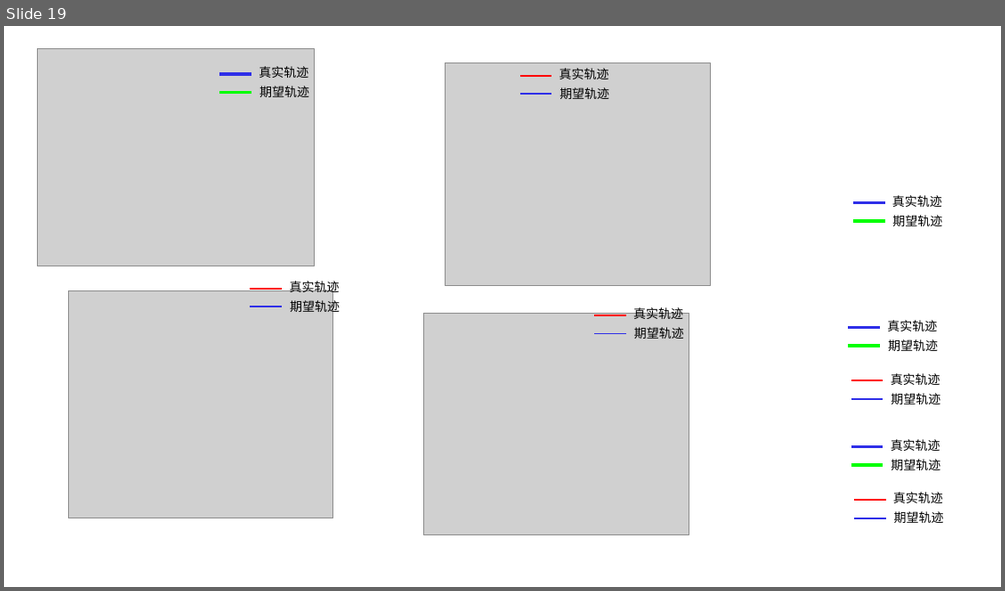
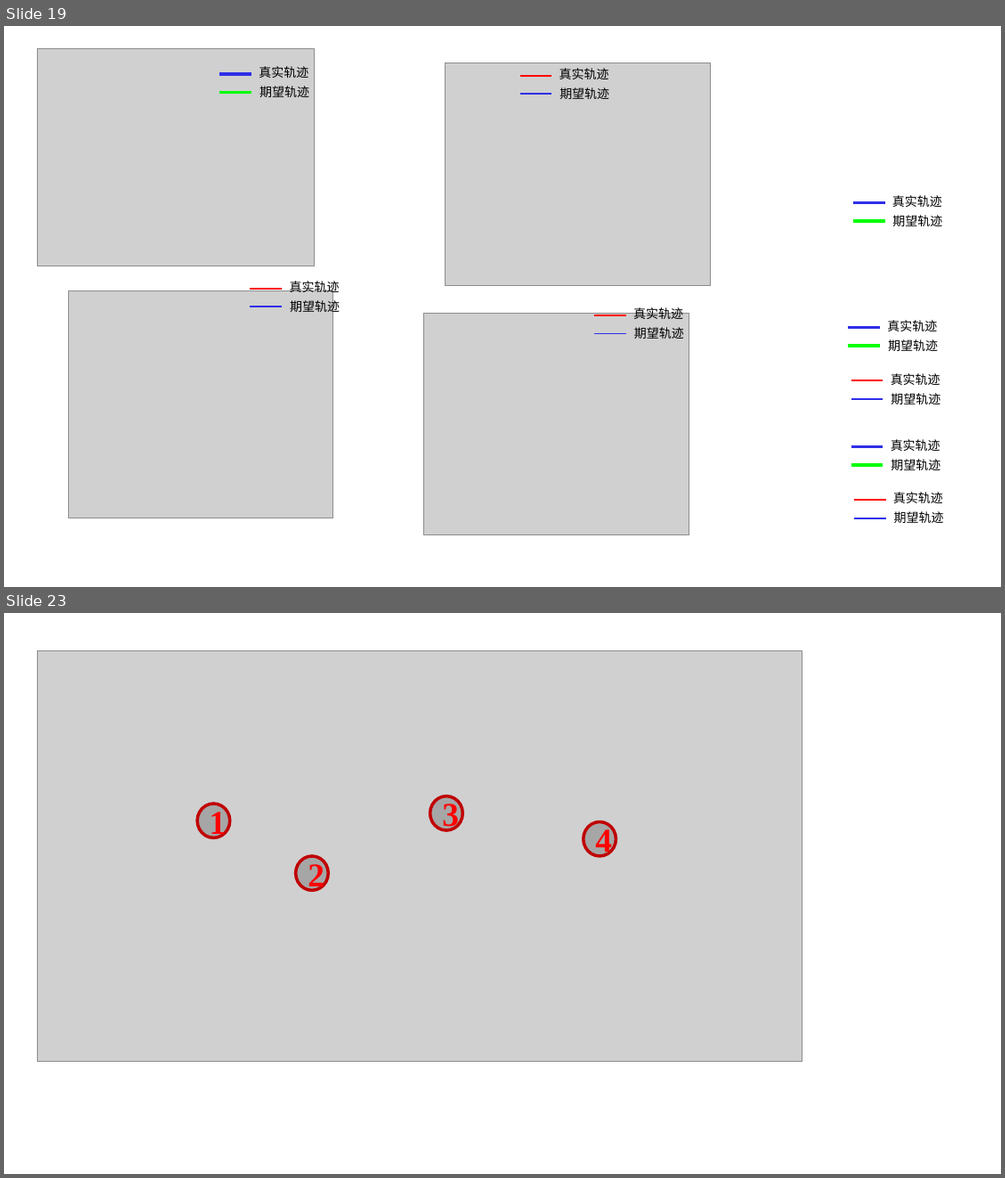
Before and after one commit to cross-fit/Master_Paper, a slide deck: 论文图片.pptx. Shown one above the other, each under a label of ours: slide 19 before the commit, slides 19 and 23 after it; the slides between them are not shown. The pictures are 1005x591 and 1005x1178 pixels, drawn with LibreOffice and Linux fonts; fonts in the diff are those of the drawing; grey boxes stand for pictures. Boxes give left, top, right and bottom in pixels: in the first picture for what was removed or moved away, otherwise in the second. Text is boxed around its words. In the diff, an @@ line names an element or a change of style, - is before the commit and + after.

```diff
--- a/论文图片.pptx
+++ b/论文图片.pptx
@@ slide 23 added at (x1=4, y1=613, x2=1001, y2=1174), background #FFFFFF @@
@@ group added at (x1=38, y1=651, x2=802, y2=1062): 4 ellipses, 1 picture @@
+1
+2
+3
+4
```
Also in this commit, not shown: 3 other slides added, 1 slide removed, 21 other files.
